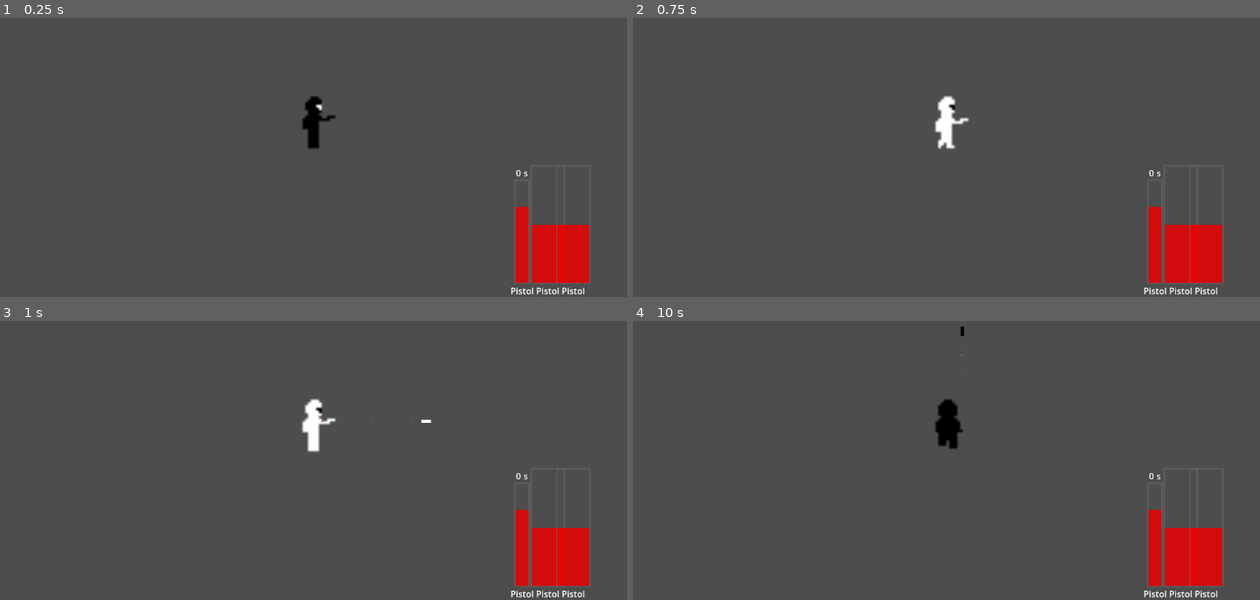
Above: before the commit, frames 1-4 (two rows, left to right).
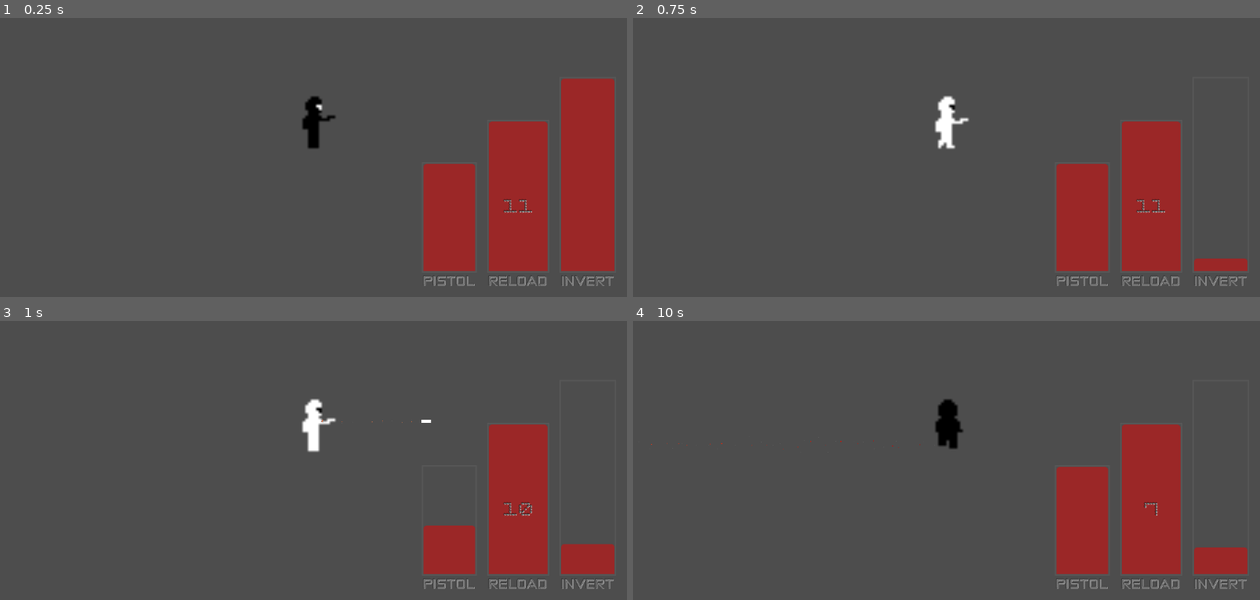
Above: after the commit, the same moments.

Repository: jay-stiles/GameJam
Game: Godot game, scene res://Main/main.tscn
Two runs of this game, one before a commit and one after it. Both use one fixed random seed, a clock stepped at 60 frames per second and the inputs below. The project has no main scene, so this scene is started directly.
Inputs (mouse positions are in pixels of both pictures, inside the frame that each line leads up to):
- Up to frame 1 (0.25 s): no input
- Up to frame 2 (0.75 s): tap Enter at 0.5 s; move the mouse to (1084, 104) at 0.52 s; hold D (right) from 0.53 s (still down); hold Right mouse button (invert) from 0.53 s (still down)
- Up to frame 3 (1 s): keep holding D (right); keep holding Right mouse button (invert); click (451, 407) at 0.8 s
- Up to frame 4 (10 s): move the mouse to (821, 440) at 1.27 s; release D (right) at 1.28 s; release Right mouse button (invert) at 1.28 s; hold S (down) 1.28-2.03 s; click (821, 440) at 1.35 s; right-click (821, 440) at 1.55 s; move the mouse to (1009, 346) at 2.02 s; hold D (right) 2.03-2.78 s; hold Right mouse button (invert) 2.03-2.78 s; click (1009, 346) at 2.3 s; move the mouse to (915, 493) at 2.77 s; hold W (up) 2.78-3.53 s; click (915, 493) at 2.85 s; right-click (915, 493) at 3.05 s; move the mouse to (1134, 477) at 3.52 s; hold Right mouse button (invert) 3.53-4.28 s; hold A (left) 3.53-5.03 s; click (1134, 477) at 3.8 s; tap R (reload) at 4.15 s; move the mouse to (758, 371) at 4.27 s; click (758, 371) at 4.35 s; right-click (758, 371) at 4.55 s; move the mouse to (977, 424) at 5.02 s; hold S (down) 5.03-5.78 s; hold Right mouse button (invert) 5.03-5.78 s; click (977, 424) at 5.3 s; move the mouse to (852, 334) at 5.77 s; hold D (right) 5.78-6.53 s; click (852, 334) at 5.85 s; right-click (852, 334) at 6.05 s; move the mouse to (1084, 407) at 6.52 s; hold W (up) 6.53-7.28 s; hold Right mouse button (invert) 6.53-7.28 s; click (1084, 407) at 6.8 s; move the mouse to (821, 440) at 7.27 s; hold D (right) 7.28-8.03 s; click (821, 440) at 7.35 s; right-click (821, 440) at 7.55 s; move the mouse to (1009, 346) at 8.02 s; hold S (down) 8.03-8.78 s; hold Right mouse button (invert) 8.03-8.78 s; click (1009, 346) at 8.3 s; move the mouse to (915, 493) at 8.77 s; hold A (left) 8.78-9.53 s; click (915, 493) at 8.85 s; right-click (915, 493) at 9.05 s; move the mouse to (1134, 477) at 9.52 s; hold W (up) from 9.53 s (still down); hold Right mouse button (invert) from 9.53 s (still down); click (1134, 477) at 9.8 s

The runs differ from the first frame. In frame 1, 15% of the frame differs, in the area x 67-98%, y 21-100%; in frame 2, 10%; in frame 3, 8.9%; in frame 4, 11%.

Commit message:
time
Godot 4 just takes time to figure out

Diff:
--- a/Main/TimerBars.gd
+++ b/Main/TimerBars.gd
@@ -3,33 +3,82 @@
 var black = Color(255,255,255)
 var white = Color(0,0,0)
 
-# Called when the node enters the scene tree for the first time.
-func _ready():
-	$TimerBox/vbShot/shotTimer.max_value = 0.4
+@onready var reloadText = $TimerBox/vbReload/hbReload/time
+@onready var shotText = $TimerBox/vbShot/hbShot/time
+@onready var invertText = $TimerBox/vbInvert/hbInvert/time
+@onready var reloadBar = $TimerBox/vbReload/reloadBar
+@onready var shotBar = $TimerBox/vbShot/shotBar
+@onready var invertBar = $TimerBox/vbInvert/invertBar
+@onready var mag = $Magazine/magAmt
+
+var shotProgress = 100
+var reloadProgress = 100
+var invertProgress = 100
+var shot = false
+var reload = false
+var invert = false
+var speedShoot = 4.5
+var speedReload = .9
+var speedInvert = .6
+
+func _physics_process(delta):
+	shotBar.value = shotProgress
+	reloadBar.value = reloadProgress
+	invertBar.value = invertProgress
+	if shot:
+		shotProgress += speedShoot
+		if shotProgress >=100:
+			shot = false
+	if reload:
+		reloadProgress += speedReload
+		if reloadProgress >=100:
+			reload = false
+	if invert:
+		print("INVERT?")
+		invertProgress += speedInvert
+		if invertProgress >=100:
+			invert = false
 
 
-# Called every frame. 'delta' is the elapsed time since the previous frame.
-func _process(delta):
+func reloadTimer():
+	print("Reloading")
+	pass
+
+func shotTimer():
+
+	pass
+
+func invertTimer():
 	pass
 
 
-func _on_mr_graye_reloading(reloadTime):
+# Called when the node enters the scene tree for the first time.
+func _ready():
+	#$TimerBox/vbShot/shotTimer.max_value = 0.4
+	$ReloadWarn.visible = false
+	pass
+
+
+
+func _on_mr_graye_reloading(reloadTime, magSize):
+	reloadProgress = 0
+	reload = true
+	$ReloadWarn.visible = false
+	#reloadTimer()
+	await get_tree().create_timer(reloadTime).timeout
+	mag.text = str(magSize)
 	pass # Replace with function body.
 
 
-func _on_mr_graye_inverted(invT_s, invert):
+func _on_mr_graye_inverted(invT_s, invertr):
 	# 0 = black   1 = white
-	"""
-	if invert == 0:
-		$TimerBox/hbShot/shotTimer.add_theme_color_override(ba)
-		#self.get("theme_override_styles/background").set_
-		#$TimerBox/hbShot/shotTimer.theme_override_styles/background = black
-	elif invert == 1:
-		#$TimerBox/hbShot/shotTimer.fill = white
-		pass
-	"""
-	pass
+	invertProgress = 0
+	invert = true
 
 
 func _on_mr_graye_shot_timer(STS, magAmt):
-	pass # Replace with function body.
+	mag.text = str(magAmt)
+	if magAmt == 0:
+		$ReloadWarn.visible = true
+	shotProgress = 0
+	shot = true
--- a/Main/main.tscn
+++ b/Main/main.tscn
@@ -1,9 +1,12 @@
-[gd_scene load_steps=7 format=3 uid="uid://da1q3iiq7l08e"]
+[gd_scene load_steps=10 format=3 uid="uid://da1q3iiq7l08e"]
 
 [ext_resource type="PackedScene" uid="uid://cpohawpci1tla" path="res://MrGraye/MrGraye.tscn" id="1_cnnti"]
 [ext_resource type="Script" path="res://Main/main.gd" id="1_nt5yq"]
 [ext_resource type="PackedScene" uid="uid://di4wdilv7jfi2" path="res://Assets/Objects/bulletCPU.tscn" id="2_6ut24"]
 [ext_resource type="Script" path="res://Main/TimerBars.gd" id="4_np42f"]
+[ext_resource type="FontFile" uid="uid://c5mfmgf8df6t6" path="res://Assets/Fonts/SquareCool.ttf" id="5_85njg"]
+[ext_resource type="FontFile" uid="uid://bh64enw3tjsj7" path="res://Assets/Fonts/DashDot.ttf" id="6_hwxh4"]
+[ext_resource type="FontFile" uid="uid://deqkhsbxcjtto" path="res://Assets/Fonts/neatoHole.ttf" id="7_wt67e"]
 
 [sub_resource type="StyleBoxFlat" id="StyleBoxFlat_qrfqv"]
 bg_color = Color(0.4, 0.4, 0.4, 1)
@@ -15,112 +18,299 @@
 border_color = Color(0.4, 0.4, 0.4, 1)
 border_blend = true
 corner_detail = 16
-expand_margin_left = 10.0
+expand_margin_left = 3.0
 expand_margin_top = 3.0
-expand_margin_right = 10.0
+expand_margin_right = 3.0
 expand_margin_bottom = 3.0
 
 [sub_resource type="StyleBoxFlat" id="StyleBoxFlat_rpu4b"]
 bg_color = Color(0.921569, 0, 0, 0.843137)
-expand_margin_left = 8.0
-expand_margin_right = 8.0
+corner_radius_top_left = 6
+corner_radius_top_right = 6
 
 [node name="main" type="Node2D"]
 script = ExtResource("1_nt5yq")
 
 [node name="MrGraye" parent="." instance=ExtResource("1_cnnti")]
+position = Vector2(576, 324)
 
 [node name="bulletCPU" parent="." instance=ExtResource("2_6ut24")]
 
 [node name="Overlay" type="CanvasLayer" parent="."]
+layer = 3
 
 [node name="TimerBars" type="Node" parent="Overlay"]
 script = ExtResource("4_np42f")
 
 [node name="TimerBox" type="HBoxContainer" parent="Overlay/TimerBars"]
+modulate = Color(1, 1, 1, 0.584314)
 anchors_preset = 3
 anchor_left = 1.0
 anchor_top = 1.0
 anchor_right = 1.0
 anchor_bottom = 1.0
-offset_left = -276.0
-offset_top = -240.0
-offset_right = -15.0
+offset_left = -370.0
+offset_top = -402.0
+offset_right = -23.0
+offset_bottom = -16.0
 grow_horizontal = 0
 grow_vertical = 0
 pivot_offset = Vector2(135, 110)
+theme_override_constants/separation = 25
 alignment = 1
 
 [node name="vbShot" type="VBoxContainer" parent="Overlay/TimerBars/TimerBox"]
 layout_mode = 2
-size_flags_horizontal = 4
 alignment = 2
 
-[node name="HBoxContainer" type="HBoxContainer" parent="Overlay/TimerBars/TimerBox/vbShot"]
+[node name="hbSpacer" type="HBoxContainer" parent="Overlay/TimerBars/TimerBox/vbShot"]
+layout_mode = 2
+
+[node name="spacer" type="Label" parent="Overlay/TimerBars/TimerBox/vbShot/hbSpacer"]
+layout_mode = 2
+text = "
+
+
+
+
+
+"
+
+[node name="hbShot" type="HBoxContainer" parent="Overlay/TimerBars/TimerBox/vbShot"]
+visible = false
 layout_mode = 2
 alignment = 1
 
-[node name="time" type="Label" parent="Overlay/TimerBars/TimerBox/vbShot/HBoxContainer"]
-layout_mode = 2
+[node name="time" type="Label" parent="Overlay/TimerBars/TimerBox/vbShot/hbShot"]
+layout_mode = 2
+theme_override_colors/font_color = Color(0.4, 0.4, 0.4, 1)
+theme_override_colors/font_shadow_color = Color(1, 1, 1, 1)
+theme_override_colors/font_outline_color = Color(0, 0, 0, 1)
+theme_override_constants/shadow_offset_x = 1
+theme_override_constants/shadow_offset_y = 1
+theme_override_constants/outline_size = 2
+theme_override_constants/shadow_outline_size = 0
+theme_override_fonts/font = ExtResource("5_85njg")
+theme_override_font_sizes/font_size = 20
 text = "0"
 horizontal_alignment = 1
 
-[node name="\'\'s" type="Label" parent="Overlay/TimerBars/TimerBox/vbShot/HBoxContainer"]
-layout_mode = 2
+[node name="s" type="Label" parent="Overlay/TimerBars/TimerBox/vbShot/hbShot"]
+layout_mode = 2
+theme_override_colors/font_color = Color(0.4, 0.4, 0.4, 1)
+theme_override_colors/font_shadow_color = Color(1, 1, 1, 1)
+theme_override_colors/font_outline_color = Color(0, 0, 0, 1)
+theme_override_constants/outline_size = 2
+theme_override_constants/shadow_outline_size = 0
+theme_override_fonts/font = ExtResource("5_85njg")
+theme_override_font_sizes/font_size = 20
 text = "s"
 horizontal_alignment = 2
 vertical_alignment = 1
 
-[node name="shotTimer" type="ProgressBar" parent="Overlay/TimerBars/TimerBox/vbShot"]
-layout_mode = 2
-size_flags_horizontal = 4
+[node name="shotBar" type="ProgressBar" parent="Overlay/TimerBars/TimerBox/vbShot"]
+layout_mode = 2
 size_flags_vertical = 3
 theme_override_colors/font_color = Color(0, 0, 0, 1)
 theme_override_styles/background = SubResource("StyleBoxFlat_qrfqv")
 theme_override_styles/fill = SubResource("StyleBoxFlat_rpu4b")
-max_value = 0.4
 step = 0.001
-value = 0.3
-fill_mode = 3
-show_percentage = false
-
-[node name="Action" type="Label" parent="Overlay/TimerBars/TimerBox/vbShot"]
-layout_mode = 2
-text = "Pistol"
-
-[node name="vbShot2" type="VBoxContainer" parent="Overlay/TimerBars/TimerBox"]
-layout_mode = 2
-alignment = 2
-
-[node name="shotTimer" type="ProgressBar" parent="Overlay/TimerBars/TimerBox/vbShot2"]
-layout_mode = 2
-size_flags_vertical = 3
-theme_override_styles/background = SubResource("StyleBoxFlat_qrfqv")
-theme_override_styles/fill = SubResource("StyleBoxFlat_rpu4b")
 value = 50.0
 fill_mode = 3
 show_percentage = false
 
-[node name="Label" type="Label" parent="Overlay/TimerBars/TimerBox/vbShot2"]
-layout_mode = 2
+[node name="Action" type="Label" parent="Overlay/TimerBars/TimerBox/vbShot"]
+layout_mode = 2
+theme_override_colors/font_color = Color(0.4, 0.4, 0.4, 1)
+theme_override_colors/font_shadow_color = Color(1, 1, 1, 1)
+theme_override_colors/font_outline_color = Color(0, 0, 0, 1)
+theme_override_constants/outline_size = 2
+theme_override_fonts/font = ExtResource("5_85njg")
+theme_override_font_sizes/font_size = 24
 text = "Pistol"
-
-[node name="vbShot3" type="VBoxContainer" parent="Overlay/TimerBars/TimerBox"]
+uppercase = true
+
+[node name="vbReload" type="VBoxContainer" parent="Overlay/TimerBars/TimerBox"]
 layout_mode = 2
 alignment = 2
 
-[node name="shotTimer" type="ProgressBar" parent="Overlay/TimerBars/TimerBox/vbShot3"]
+[node name="hbSpacer" type="HBoxContainer" parent="Overlay/TimerBars/TimerBox/vbReload"]
+layout_mode = 2
+
+[node name="spacer" type="Label" parent="Overlay/TimerBars/TimerBox/vbReload/hbSpacer"]
+layout_mode = 2
+text = "
+
+
+"
+
+[node name="hbReload" type="HBoxContainer" parent="Overlay/TimerBars/TimerBox/vbReload"]
+visible = false
+layout_mode = 2
+alignment = 1
+
+[node name="time" type="Label" parent="Overlay/TimerBars/TimerBox/vbReload/hbReload"]
+layout_mode = 2
+theme_override_colors/font_color = Color(0.4, 0.4, 0.4, 1)
+theme_override_colors/font_shadow_color = Color(1, 1, 1, 1)
+theme_override_colors/font_outline_color = Color(0, 0, 0, 1)
+theme_override_constants/shadow_offset_x = 1
+theme_override_constants/shadow_offset_y = 1
+theme_override_constants/outline_size = 2
+theme_override_constants/shadow_outline_size = 0
+theme_override_fonts/font = ExtResource("5_85njg")
+theme_override_font_sizes/font_size = 20
+text = "0"
+horizontal_alignment = 1
+
+[node name="s" type="Label" parent="Overlay/TimerBars/TimerBox/vbReload/hbReload"]
+layout_mode = 2
+theme_override_colors/font_color = Color(0.4, 0.4, 0.4, 1)
+theme_override_colors/font_shadow_color = Color(1, 1, 1, 1)
+theme_override_colors/font_outline_color = Color(0, 0, 0, 1)
+theme_override_constants/outline_size = 2
+theme_override_constants/shadow_outline_size = 0
+theme_override_fonts/font = ExtResource("5_85njg")
+theme_override_font_sizes/font_size = 20
+text = "s"
+horizontal_alignment = 2
+vertical_alignment = 1
+
+[node name="reloadBar" type="ProgressBar" parent="Overlay/TimerBars/TimerBox/vbReload"]
 layout_mode = 2
 size_flags_vertical = 3
+theme_override_colors/font_color = Color(0, 0, 0, 1)
 theme_override_styles/background = SubResource("StyleBoxFlat_qrfqv")
 theme_override_styles/fill = SubResource("StyleBoxFlat_rpu4b")
+step = 0.001
 value = 50.0
 fill_mode = 3
 show_percentage = false
 
-[node name="Label" type="Label" parent="Overlay/TimerBars/TimerBox/vbShot3"]
-layout_mode = 2
-text = "Pistol"
+[node name="Action" type="Label" parent="Overlay/TimerBars/TimerBox/vbReload"]
+layout_mode = 2
+theme_override_colors/font_color = Color(0.4, 0.4, 0.4, 1)
+theme_override_colors/font_shadow_color = Color(1, 1, 1, 1)
+theme_override_colors/font_outline_color = Color(0, 0, 0, 1)
+theme_override_constants/outline_size = 2
+theme_override_fonts/font = ExtResource("5_85njg")
+theme_override_font_sizes/font_size = 24
+text = "Reload"
+uppercase = true
+
+[node name="vbInvert" type="VBoxContainer" parent="Overlay/TimerBars/TimerBox"]
+layout_mode = 2
+alignment = 2
+
+[node name="hbInvert" type="HBoxContainer" parent="Overlay/TimerBars/TimerBox/vbInvert"]
+visible = false
+layout_mode = 2
+alignment = 1
+
+[node name="time" type="Label" parent="Overlay/TimerBars/TimerBox/vbInvert/hbInvert"]
+layout_mode = 2
+theme_override_colors/font_color = Color(0.4, 0.4, 0.4, 1)
+theme_override_colors/font_shadow_color = Color(1, 1, 1, 1)
+theme_override_colors/font_outline_color = Color(0, 0, 0, 1)
+theme_override_constants/shadow_offset_x = 1
+theme_override_constants/shadow_offset_y = 1
+theme_override_constants/outline_size = 2
+theme_override_constants/shadow_outline_size = 0
+theme_override_fonts/font = ExtResource("5_85njg")
+theme_override_font_sizes/font_size = 20
+text = "0"
+horizontal_alignment = 1
+
+[node name="s" type="Label" parent="Overlay/TimerBars/TimerBox/vbInvert/hbInvert"]
+layout_mode = 2
+theme_override_colors/font_color = Color(0.4, 0.4, 0.4, 1)
+theme_override_colors/font_shadow_color = Color(1, 1, 1, 1)
+theme_override_colors/font_outline_color = Color(0, 0, 0, 1)
+theme_override_constants/outline_size = 2
+theme_override_constants/shadow_outline_size = 0
+theme_override_fonts/font = ExtResource("5_85njg")
+theme_override_font_sizes/font_size = 20
+text = "s"
+horizontal_alignment = 2
+vertical_alignment = 1
+
+[node name="invertBar" type="ProgressBar" parent="Overlay/TimerBars/TimerBox/vbInvert"]
+layout_mode = 2
+size_flags_vertical = 3
+theme_override_colors/font_color = Color(0, 0, 0, 1)
+theme_override_styles/background = SubResource("StyleBoxFlat_qrfqv")
+theme_override_styles/fill = SubResource("StyleBoxFlat_rpu4b")
+step = 0.001
+value = 50.0
+fill_mode = 3
+show_percentage = false
+
+[node name="Action" type="Label" parent="Overlay/TimerBars/TimerBox/vbInvert"]
+layout_mode = 2
+theme_override_colors/font_color = Color(0.4, 0.4, 0.4, 1)
+theme_override_colors/font_shadow_color = Color(1, 1, 1, 1)
+theme_override_colors/font_outline_color = Color(0, 0, 0, 1)
+theme_override_constants/outline_size = 2
+theme_override_fonts/font = ExtResource("5_85njg")
+theme_override_font_sizes/font_size = 24
+text = "INVERT"
+
+[node name="Magazine" type="HBoxContainer" parent="Overlay/TimerBars"]
+anchors_preset = 3
+anchor_left = 1.0
+anchor_top = 1.0
+anchor_right = 1.0
+anchor_bottom = 1.0
+offset_left = -236.0
+offset_top = -213.0
+offset_right = -160.0
+offset_bottom = -120.0
+grow_horizontal = 0
+grow_vertical = 0
+
+[node name="magAmt" type="Label" parent="Overlay/TimerBars/Magazine"]
+layout_mode = 2
+size_flags_horizontal = 3
+size_flags_vertical = 1
+theme_override_colors/font_color = Color(0.4, 0.4, 0.4, 1)
+theme_override_colors/font_shadow_color = Color(1, 1, 1, 1)
+theme_override_colors/font_outline_color = Color(0, 0, 0, 1)
+theme_override_constants/outline_size = 2
+theme_override_constants/shadow_outline_size = 1
+theme_override_fonts/font = ExtResource("6_hwxh4")
+theme_override_font_sizes/font_size = 40
+text = "11"
+horizontal_alignment = 1
+vertical_alignment = 1
+
+[node name="ReloadWarn" type="HBoxContainer" parent="Overlay/TimerBars"]
+anchors_preset = 7
+anchor_left = 0.5
+anchor_top = 1.0
+anchor_right = 0.5
+anchor_bottom = 1.0
+offset_left = -170.0
+offset_top = -100.0
+offset_right = 170.0
+grow_horizontal = 2
+grow_vertical = 0
+pivot_offset = Vector2(170, 50)
+
+[node name="Label" type="Label" parent="Overlay/TimerBars/ReloadWarn"]
+layout_mode = 2
+size_flags_horizontal = 3
+size_flags_vertical = 1
+theme_override_colors/font_color = Color(0.4, 0.4, 0.4, 1)
+theme_override_colors/font_shadow_color = Color(1, 1, 1, 1)
+theme_override_colors/font_outline_color = Color(0, 0, 0, 1)
+theme_override_constants/outline_size = 2
+theme_override_constants/shadow_outline_size = 1
+theme_override_fonts/font = ExtResource("7_wt67e")
+theme_override_font_sizes/font_size = 40
+text = "RELOAD!"
+horizontal_alignment = 1
+vertical_alignment = 1
+uppercase = true
 
 [connection signal="bulletFired" from="MrGraye" to="." method="_on_mr_graye_bullet_fired"]
 [connection signal="inverted" from="MrGraye" to="Overlay/TimerBars" method="_on_mr_graye_inverted"]
--- a/MrGraye/MrGraye.gd
+++ b/MrGraye/MrGraye.gd
@@ -4,7 +4,7 @@
 @export var acceleration = 0.1
 @export var speed = 200
 @export var bullet: PackedScene
-
+@export var shSo: Node
 
 @onready var egMarker = $Cam/egR#.position
 #var bulletFile = preload("res://Assets/Objects/bullet.tscn")
@@ -12,7 +12,8 @@
 signal inverted(invT_s, invert)
 signal bulletFired(bullet)
 signal shotTimer(STS, magAmt)
-signal reloading(reloadTime)
+signal reloading(reloadTime, magSize)
+signal emptyChamber()
 
 var aniCut = 10
 # 0 = black   1 = white
@@ -22,16 +23,20 @@
 var invT_s = 3
 var last = 0
 
+var shellPlay = 0
 var canShoot = true
 var STS = float(0.4)
 var bullet_direction = Vector2.ZERO
 #	--Away/Up = 0    Right = 90   Left = -90   Down/To = 180
 var bullet_angle = 0
 
+var canClick = true
 var isReloading = false
+var needReload = false
+var canReload = true
 var magSize = 11
 var magAmt = magSize
-var reloadTime = 2
+var reloadTime = 2.4
 
 var step = true
 var stepSec = .30
@@ -39,6 +44,7 @@
 #gunpoint Marker2D:: Right=0  Left=1  Away/Up=2  To/Down=3
 var eg = last
 
+var rng = RandomNumberGenerator.new()
 
 #get gun direction
 func get_eg():
@@ -78,22 +84,45 @@
 		bullet_direction.y = 1
 
 
+func shellHitGround():
+	shellPlay = rng.randi_range(0,2)
+	if shellPlay == 0:
+		$Audio/shellSound.play()
+	elif shellPlay == 1:
+		$Audio/shellSound2.play()
+	elif shellPlay == 2:
+		$Audio/shellSound3.play()
+
+
+func reloadTimerBewl():
+	canReload = false
+	await get_tree().create_timer(reloadTime).timeout
+	canReload = true
+
 func reload():
 	reloadTimer()
 
 func reloadTimer():
-	isReloading = true
-	$Audio/reloadSound.play()
-	emit_signal("reloading", reloadTime)
-	await get_tree().create_timer(reloadTime).timeout
-	magAmt = magSize
-	isReloading = false
+	if canReload:
+		reloadTimerBewl()
+		isReloading = true
+		$Audio/reloadSound.play()
+		emit_signal("reloading", reloadTime, magSize)
+		await get_tree().create_timer(reloadTime).timeout
+		magAmt = magSize
+		isReloading = false
+		needReload = false
+		canShoot = true
 
 func shootTimer():
 	canShoot = false
 	await get_tree().create_timer(STS).timeout
 	canShoot = true
 
+func clickTimer():
+	canClick = false
+	await get_tree().create_timer(STS).timeout
+	canClick = true
 
 func invertTimer():
 	invT = false
@@ -235,7 +264,16 @@
 		reload()
 
 func shoot():
-	if canShoot and not isReloading:
+
+	if magAmt == 0 and not isReloading:
+		emit_signal("emptyChamber")
+		needReload = true
+		canShoot = false
+		if canClick:
+			clickTimer()
+			$Audio/emptyClick.play()
+
+	elif canShoot and not isReloading and not needReload:
 			magAmt -= 1
 			emit_signal("shotTimer", STS, magAmt)
 			var bullet_instance = bullet.instantiate()
@@ -249,6 +287,7 @@
 			shootTimer()
 			emit_signal("bulletFired", bullet_instance)
 			$Audio/Shoot.play()
+			shellHitGround()
 			print("pssssst")
 
 
--- a/MrGraye/MrGraye.tscn
+++ b/MrGraye/MrGraye.tscn
@@ -7,6 +7,8 @@
 [ext_resource type="AudioStream" uid="uid://2h87l4umiibw" path="res://Assets/Audio/SuppressedPistolShort.mp3" id="4_aj36i"]
 [ext_resource type="AudioStream" uid="uid://b3mftvp0027u" path="res://Assets/Audio/stepSound.mp3" id="5_5jq32"]
 [ext_resource type="AudioStream" uid="uid://c30rm6g5lkcum" path="res://Assets/Audio/reloadSound.mp3" id="7_vtjxh"]
+[ext_resource type="AudioStream" uid="uid://dvtclo7wugsd2" path="res://Assets/Audio/gunClickFull.wav" id="8_2on3i"]
+[ext_resource type="AudioStream" uid="uid://6cf1xl5x2jcl" path="res://Assets/Audio/shellFallShort.wav" id="9_drbjr"]
 
 [sub_resource type="Animation" id="Animation_hagi1"]
 resource_name = "FAway"
@@ -164,9 +166,10 @@
 "WalkTo": SubResource("Animation_3uo3k")
 }
 
-[node name="MrGraye" type="CharacterBody2D" groups=["player"]]
+[node name="MrGraye" type="CharacterBody2D" node_paths=PackedStringArray("shSo") groups=["player"]]
 script = ExtResource("1_2q82o")
 bullet = ExtResource("2_twoe2")
+shSo = NodePath("Audio/shellSound")
 
 [node name="Black" type="Sprite2D" parent="."]
 scale = Vector2(5, 5)
@@ -203,7 +206,7 @@
 
 [node name="Shoot" type="AudioStreamPlayer" parent="Audio"]
 stream = ExtResource("4_aj36i")
-volume_db = -17.829
+volume_db = -14.474
 
 [node name="stepSound" type="AudioStreamPlayer" parent="Audio"]
 stream = ExtResource("5_5jq32")
@@ -211,6 +214,25 @@
 
 [node name="reloadSound" type="AudioStreamPlayer" parent="Audio"]
 stream = ExtResource("7_vtjxh")
+volume_db = -6.71
+
+[node name="emptyClick" type="AudioStreamPlayer" parent="Audio"]
+stream = ExtResource("8_2on3i")
+volume_db = -15.034
+
+[node name="shellSound" type="AudioStreamPlayer" parent="Audio"]
+stream = ExtResource("9_drbjr")
+max_polyphony = 2
+
+[node name="shellSound2" type="AudioStreamPlayer" parent="Audio"]
+stream = ExtResource("9_drbjr")
+pitch_scale = 1.33
+max_polyphony = 2
+
+[node name="shellSound3" type="AudioStreamPlayer" parent="Audio"]
+stream = ExtResource("9_drbjr")
+pitch_scale = 0.77
+max_polyphony = 2
 
 [node name="egR" type="Marker2D" parent="."]
 position = Vector2(42, -5)
Not shown, added: Assets/Audio/BulletImpactChar.mp3.import
Not shown, removed: Assets/Audio/BulletImpactFull.mp3.import
Not shown, added: Assets/Audio/buttonHoverFull.wav.import
Not shown, added: Assets/Audio/gunClickFull.wav.import
Not shown, added: Assets/Audio/shellFallFull.wav.import
Not shown, added: Assets/Audio/shellFallShort.wav.import
Not shown, added: Assets/Audio/startGameSound.wav.import
Binary file added: Assets/Fonts/DashDot.ttf
Not shown, added: Assets/Fonts/DashDot.ttf.import
Binary file added: Assets/Fonts/Dotted.ttf
Not shown, added: Assets/Fonts/Dotted.ttf.import
Binary file added: Assets/Fonts/SquareCool.ttf
(and 12 more such lines)
